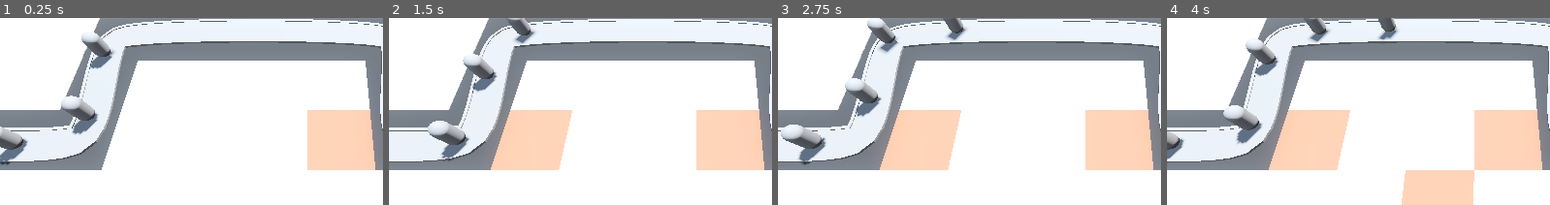
Above: before the commit, frames 1-4 (left to right).
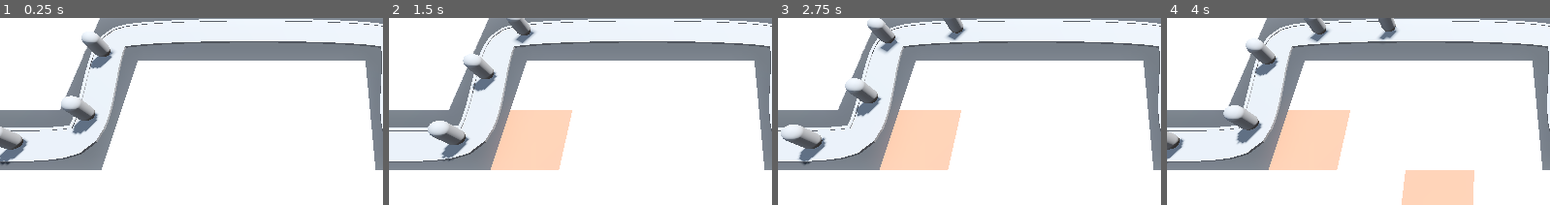
Above: after the commit, the same moments.

Repository: henryhlly/Godot-3D-Tutorial
Game: Godot game, scene res://scenes/base_level.tscn
The game is run twice, just before and just after one commit, with the same random seed, the same clock (stepped at 60 frames per second) and the same inputs.
Inputs (mouse positions are % of the whole screen's width and height, from its top left):
- Up to frame 1 (0.25 s): no input
- Up to frame 2 (1.5 s): move the mouse to (73, 36) at 0.52 s; press the mouse at (73, 36) at 0.53 s; move the mouse to (30, 48) at 1.27 s; release the mouse at (30, 48) at 1.28 s; click (30, 48) at 1.35 s
- Up to frame 3 (2.75 s): move the mouse to (61, 16) at 2.02 s; press the mouse at (61, 16) at 2.03 s
- Up to frame 4 (4 s): move the mouse to (46, 65) at 2.77 s; release the mouse at (46, 65) at 2.78 s; click (46, 65) at 2.85 s; move the mouse to (81, 59) at 3.52 s; press the mouse at (81, 59) at 3.53 s
The pictures show only the part of the screen within x 9-59%, y 12-61%; the shares and areas given below are measured in that part.

The runs differ from the first frame. In frame 1, 5.5% of the frame differs, in the area x 80-98%, y 49-82%; in frame 2, 5.5%; in frame 3, 5.5%; in frame 4, 5.5%.

Commit message:
Built a prototype turret model

Diff:
--- a/BarbarianBlaster/project.godot
+++ b/BarbarianBlaster/project.godot
@@ -18,3 +18,11 @@
 [dotnet]
 
 project/assembly_name="Barbarian Blaster"
+
+[input]
+
+click={
+"deadzone": 0.5,
+"events": [Object(InputEventMouseButton,"resource_local_to_scene":false,"resource_name":"","device":-1,"window_id":0,"alt_pressed":false,"shift_pressed":false,"ctrl_pressed":false,"meta_pressed":false,"button_mask":0,"position":Vector2(0, 0),"global_position":Vector2(0, 0),"factor":1.0,"button_index":1,"canceled":false,"pressed":false,"double_click":false,"script":null)
+]
+}
--- a/BarbarianBlaster/scenes/base_level.tscn
+++ b/BarbarianBlaster/scenes/base_level.tscn
@@ -108,11 +108,11 @@
 progress = 10.0
 
 [node name="Enemy4" parent="Path3D" instance=ExtResource("2_ryd36")]
-transform = Transform3D(0.996718, 0, -0.0806759, 0, 1, 0, 0.0806759, 0, 0.996718, -9.72522, 0, 5.16956)
+transform = Transform3D(0.996718, 0, -0.0806758, 0, 1, 0, 0.0806758, 0, 0.996718, -9.72522, 0, 5.16956)
 progress = 15.0
 
 [node name="Enemy5" parent="Path3D" instance=ExtResource("2_ryd36")]
-transform = Transform3D(0.995207, 0, 0.097575, 0, 1, 0, -0.097575, 0, 0.995207, -10.2318, 0, 0.20117)
+transform = Transform3D(0.995207, 0, 0.0975751, 0, 1, 0, -0.0975751, 0, 0.995207, -10.2318, 0, 0.20117)
 progress = 20.0
 
 [node name="Base" parent="." instance=ExtResource("3_13ln8")]
--- /dev/null
+++ b/BarbarianBlaster/scenes/turret.tscn
@@ -0,0 +1,28 @@
+[gd_scene load_steps=4 format=3 uid="uid://csr7m0wfxj7gk"]
+
+[sub_resource type="CylinderMesh" id="CylinderMesh_qemse"]
+height = 1.5
+
+[sub_resource type="CylinderMesh" id="CylinderMesh_6y2oc"]
+top_radius = 0.6
+bottom_radius = 0.6
+height = 0.6
+
+[sub_resource type="CylinderMesh" id="CylinderMesh_5wpch"]
+top_radius = 0.3
+bottom_radius = 0.3
+height = 0.6
+
+[node name="Turret" type="Node3D"]
+
+[node name="TurretBase" type="MeshInstance3D" parent="."]
+transform = Transform3D(1, 0, 0, 0, 1, 0, 0, 0, 1, 0, 0.75, 0)
+mesh = SubResource("CylinderMesh_qemse")
+
+[node name="TurretTop" type="MeshInstance3D" parent="TurretBase"]
+transform = Transform3D(1, 0, 0, 0, 1, 0, 0, 0, 1, 0, 0.5, 0)
+mesh = SubResource("CylinderMesh_6y2oc")
+
+[node name="MeshInstance3D" type="MeshInstance3D" parent="TurretBase/TurretTop"]
+transform = Transform3D(1, 0, 0, 0, -4.37114e-08, -1, 0, 1, -4.37114e-08, 0, 0, 0.8)
+mesh = SubResource("CylinderMesh_5wpch")
--- a/BarbarianBlaster/scripts/ray_picker_camera.gd
+++ b/BarbarianBlaster/scripts/ray_picker_camera.gd
@@ -12,16 +12,20 @@
 	ray_cast_3d.target_position = project_local_ray_normal(mouse_position) * 100.0
 	ray_cast_3d.force_raycast_update()
 
-	if ray_cast_3d.is_colliding:
+	if ray_cast_3d.is_colliding():
 		# Get what the ray is colliding with
 		var collider = ray_cast_3d.get_collider()
 		if collider is GridMap:
-			# Get global point where ray has collided
-			var collision_point = ray_cast_3d.get_collision_point()
-			# Get the position in terms of grid map cells
-			var cell = grid_map.local_to_map(collision_point)
+			Input.set_default_cursor_shape(Input.CURSOR_POINTING_HAND)
+			if Input.is_action_pressed("click"):
+				# Get global point where ray has collided
+				var collision_point = ray_cast_3d.get_collision_point()
+				# Get the position in terms of grid map cells
+				var cell = grid_map.local_to_map(collision_point)
 
-			# Check if colliding cell is the free space
-			if grid_map.get_cell_item(cell) == 0:
-				# Change the cell to the turret space
-				grid_map.set_cell_item(cell, 1)
+				# Check if colliding cell is the free space
+				if grid_map.get_cell_item(cell) == 0:
+					# Change the cell to the turret space
+					grid_map.set_cell_item(cell, 1)
+	else:
+		Input.set_default_cursor_shape(Input.CURSOR_ARROW)
Not shown: 4 places in BarbarianBlaster/MeshLibraries/SpaceLibrary.tres that only renumber resources
